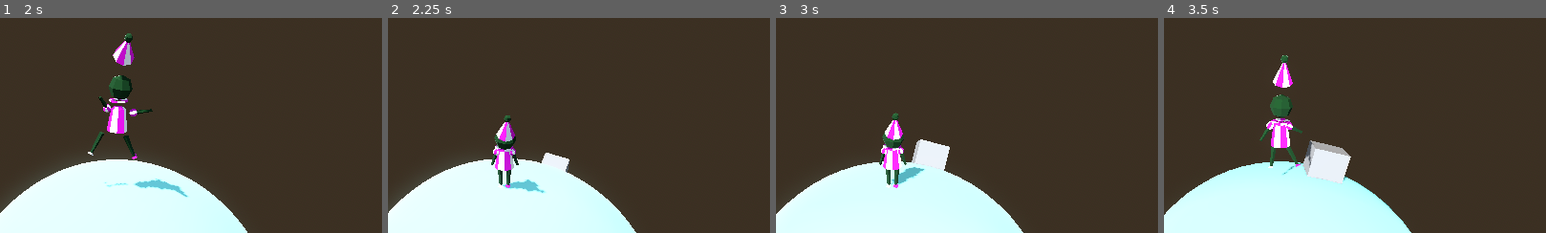
Above: before the commit, frames 1-4 (left to right).
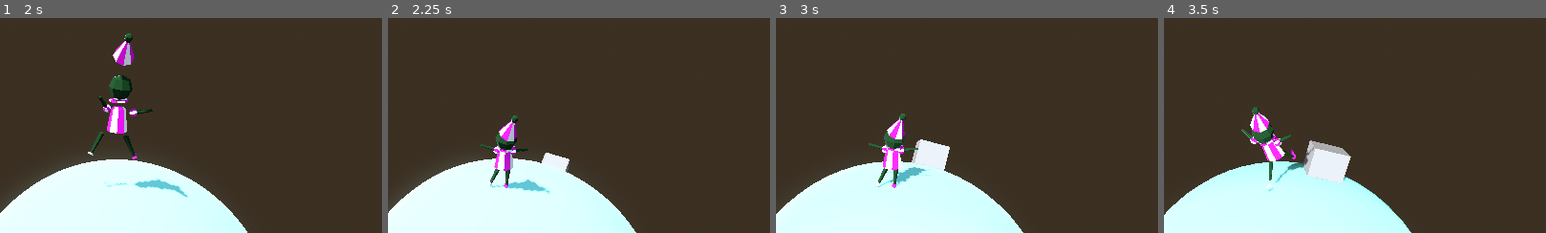
Above: after the commit, the same moments.

Repository: boner-cmd/effective-octo-pancake
Game: Godot game, scene res://Scenes/TitleScreen.tscn
Same seed, same stepped clock (60 frames per second), same inputs: the game is played once before the commit and once after it. The engine's default icon, where the game draws it, is replaced by a stand-in: a white triangle on a blue panel in a dark square.
Inputs (mouse positions are % of the whole screen's width and height, from its top left):
- Up to frame 1 (2 s): click (11, 42) at 0.5 s; tap Enter (ui_accept) at 1.25 s; move the mouse to (55, 50) at 1.27 s; hold W (up) from 1.28 s (still down); hold Enter (ui_accept) from 1.28 s (still down); tap Space (jump) at 1.52 s
- Up to frame 2 (2.25 s): keep holding W (up); move the mouse to (45, 50) at 2.02 s; release Enter (ui_accept) at 2.03 s; tap F (advance_dialogue) at 2.1 s
- Up to frame 3 (3 s): keep holding W (up); tap Space (jump) at 2.27 s; tap Enter (ui_accept) at 2.3 s; move the mouse to (52, 48) at 2.77 s; press the mouse at (52, 48) at 2.78 s
- Up to frame 4 (3.5 s): keep holding W (up); tap Enter (ui_accept) at 3.05 s
The pictures show only the part of the screen within x 35-85%, y 13-63%; the shares and areas given below are measured in that part.

Frame 1 is identical in both runs. In frame 2, 1.1% of the frame differs, in the area x 24-43%, y 45-82%; in frame 3, 1.1%; in frame 4, 3.1%, in the area x 20-40%, y 17-81%.

Commit message:
starting planet refactor

Diff:
--- a/Scenes/confirmation_control.gd
+++ b/Scenes/confirmation_control.gd
@@ -5,8 +5,8 @@
 
 func set_default_indicator_state() -> void:
 	# assert that "yeah" should be indicated by default
-	get_node(^"yeahIndicator").visible = true
-	get_node(^"nahIndicator").visible = false
+	$"yeahIndicator".visible = true
+	$"nahIndicator".visible = false
 
 func _input(event):
 	if visible:
@@ -16,14 +16,14 @@
 			pass
 		if event.is_action_pressed("ui_accept"):
 			visible = false
-			get_node(^"..").go_to_planet()
+			$"..".go_to_planet()
 		if event.is_action_pressed("ui_cancel"):
 			visible = false
 
 func _on_yeah_button_pressed() -> void:
 	visible = false
 	Input.mouse_mode = Input.MOUSE_MODE_CAPTURED
-	get_node(^"..").go_to_planet()
+	$"..".go_to_planet()
 
 func _on_nah_button_pressed() -> void:
 	visible = false
--- a/Scenes/map_ui.gd
+++ b/Scenes/map_ui.gd
@@ -1,7 +1,6 @@
 extends MarginContainer
 
-var planet_id : int
-
+var selected_planet_id : int
 
 func _ready() -> void:
 	visible = false
@@ -12,14 +11,14 @@
 
 func go_to_planet():
 	visible = false
-	print("DEBUG: FLYING TO PLANET ID " + str(planet_id))
+	print("DEBUG: FLYING TO PLANET ID " + str(selected_planet_id))
 	# go to other planet
 
 # Called every frame. 'delta' is the elapsed time since the previous frame.
 func _process(_delta: float) -> void:
 	pass
 
-func _on_planet_pressed(selected_planet_id: int) -> void:
-	planet_id = selected_planet_id
-	get_node(^"ConfirmationControl").visible = true
-	get_node(^"ConfirmationControl").set_default_indicator_state()
+func _on_planet_pressed(signal_planet_id: int) -> void:
+	selected_planet_id = signal_planet_id
+	$"ConfirmationControl".visible = true
+	$"ConfirmationControl".set_default_indicator_state()
